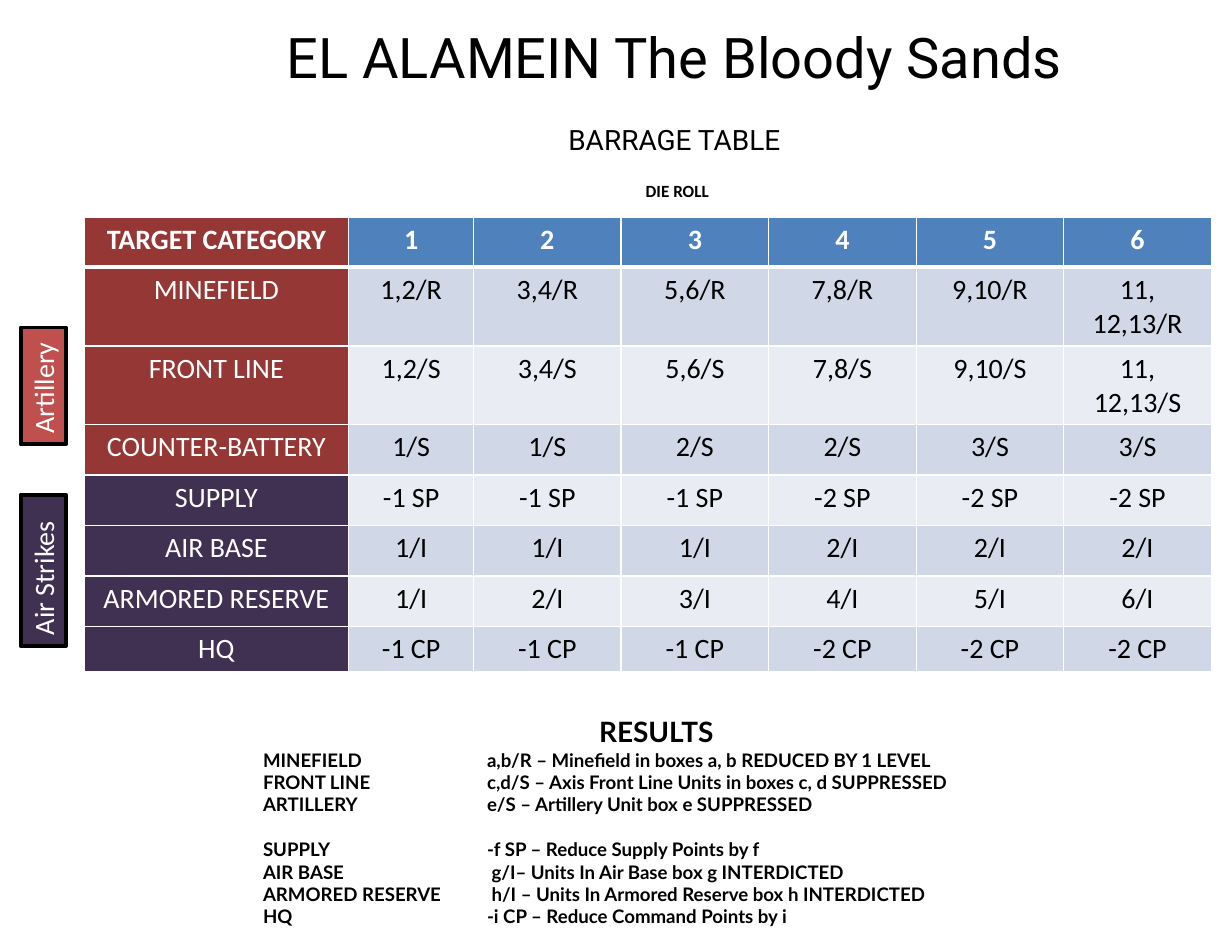
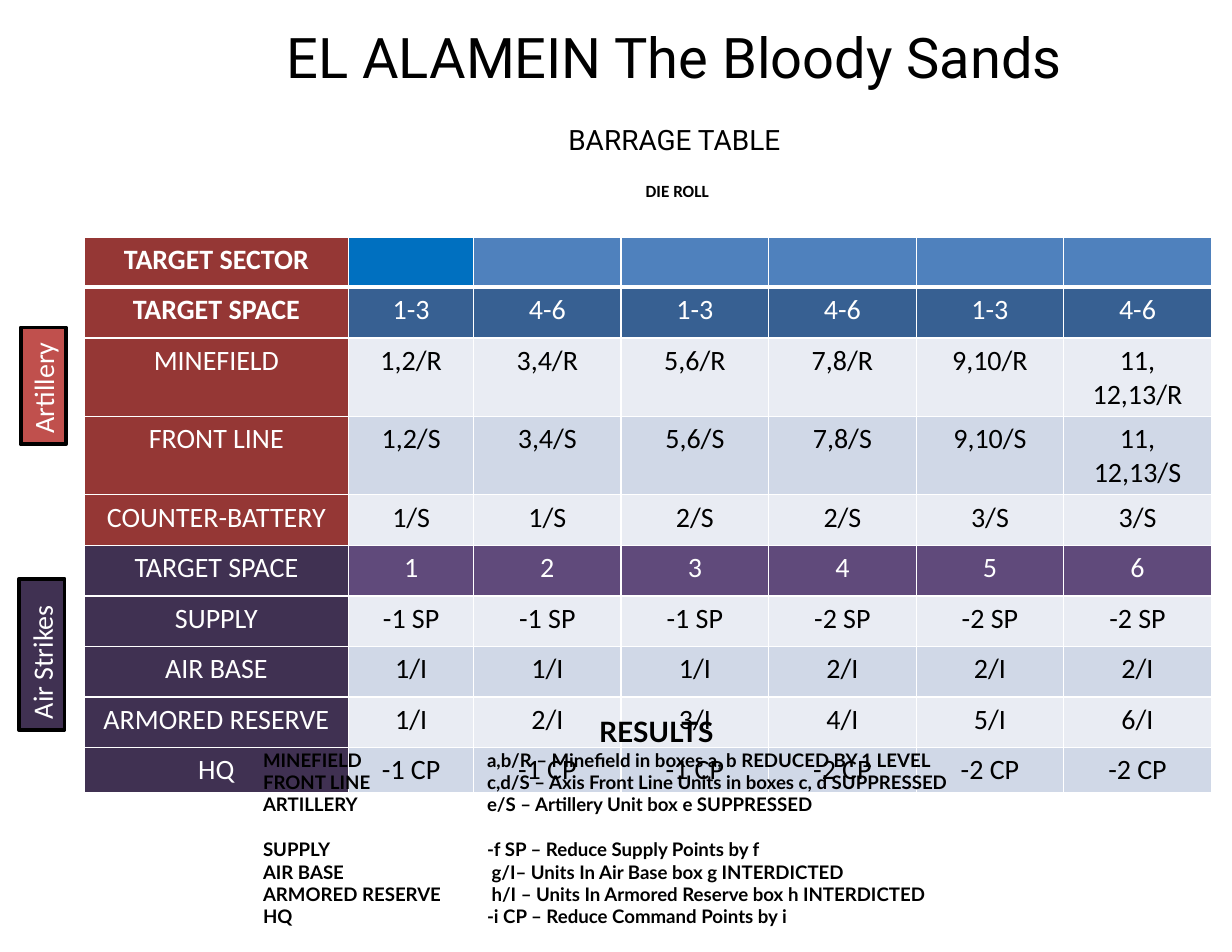
Before and after one commit to euroledger/Alamein-The-Bloody-Sands, a slide deck: slide 1 of RULES/Tables.pptx. Drawn at 1232x952 pixels with LibreOffice and Linux fonts; fonts in the diff are those of the drawing; background and template pictures are left out. Boxes give left, top, right and bottom in pixels: in the first picture for what was removed or moved away, otherwise in the second. Text is boxed around its words. In the diff, an @@ line names an element or a change of style, - is before the commit and + after.

```diff
--- a/RULES/Tables.pptx
+++ b/RULES/Tables.pptx
@@ table at bbox=[84, 237, 1212, 793] @@
-row 1: TARGET CATEGORY | 1 | 2 | 3 | 4 | 5 | 6
+row 1: TARGET SECTOR |  |  |  |  |  | 
+row 2: TARGET SPACE | 1-3 | 4-6 | 1-3 | 4-6 | 1-3 | 4-6
+row 6: TARGET SPACE | 1 | 2 | 3 | 4 | 5 | 6
@@ table: place and size @@
-table at bbox=[84, 217, 1212, 672]
+table at bbox=[84, 237, 1212, 793]
@@ rectangle "Air Strikes": place and size @@
-rectangle "Air Strikes" at bbox=[21, 494, 66, 646]
+rectangle "Air Strikes" at bbox=[20, 578, 64, 730]
```
Also in this commit, not shown: 34 other files.
